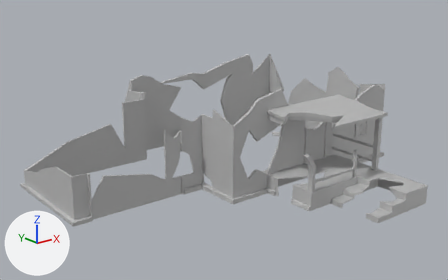
What one commit did to the FBX model Models/Buildings/SM_Ruins_Suburb_Building1_Low.fbx.
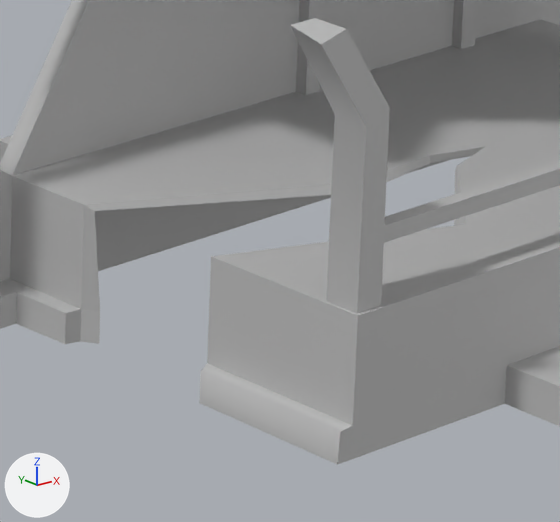
Each version is shown whole from a 50 mm camera at (-19.66, -21.17, 8.01) aimed at (-6.76, -5.03, 1.56), then close up on the part from 59% to 75% of the width and 54% to 78% of the height. The lights are fixed; the arrows at lower left show +X, +Y and +Z. The last two pictures show the newer version. Where no turn or scale is listed for an object, it has been applied to the vertices. Vertices at exactly the same position are counted once.

The scene before the commit, as lines of its bpy script (objects in view):
```python
me_mesh = bpy.data.meshes.new('Mesh')
me_mesh.from_pydata(...)  # 1454 vertices, 1303 faces; spans x -12.59..0.0, y -10.65..0.0, z 0.0..3.49
me_mesh.materials.append(mat_sm_ruins_suburb_building_high1)  # grey #bcbcbc
# before: 761 (-2.87, -6.79, 0.0), 762 (-2.87, -6.79, 0.59), 765 (-6.16, -6.79, 0.59), 766 (-6.16, -6.79, 0.0), 767 (-5.61, -6.79, 0.59)
# before: 770 (-4.6, -6.79, 0.59), 781 (-4.03, -6.79, 0.59), 789 (-6.16, -6.79, 0.15), 790 (-2.87, -6.79, 0.15)
ob_sm_ruins_suburb_building1_low = bpy.data.objects.new('SM_Ruins_Suburb_Building1_Low', me_mesh)
ob_sm_ruins_suburb_building1_low.location = (0.0, 0.0, 0.0)
```
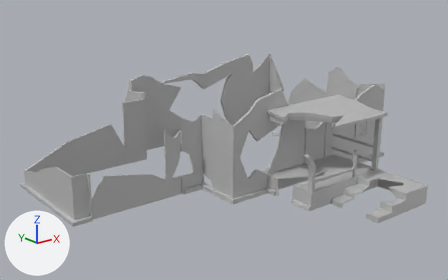
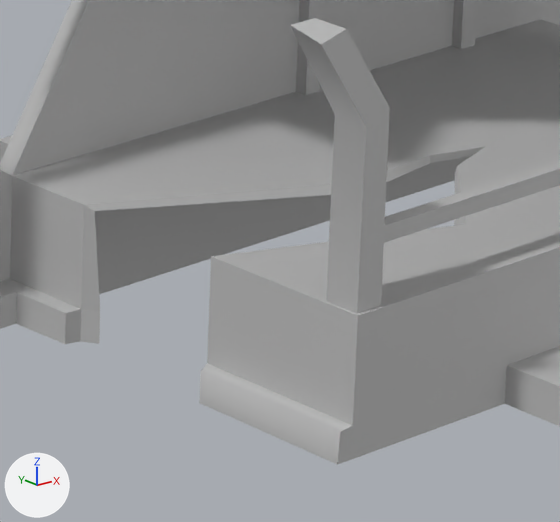
What differs and where, as boxes (x1, y1, x2, y2) in the close-ups (560 x 522 px):
part 1 of me_mesh, added
    after: (95, 156, 471, 294)

Diff of the bpy script that builds the scene:
```diff
--- a/Models/Buildings/SM_Ruins_Suburb_Building1_Low.fbx.py
+++ b/Models/Buildings/SM_Ruins_Suburb_Building1_Low.fbx.py
@@ me_mesh @@
 # used by ob_sm_ruins_suburb_building1_low; location = (0.0, 0.0, 0.0)
 # verts and faces of me_mesh; kept vertices keep their numbers, new ones are numbered from 1454
-me_mesh.from_pydata(...)  # 1454 vertices, 1303 faces; spans x -12.59..0.0, y -10.65..0.0, z 0.0..3.49
+me_mesh.from_pydata(...)  # 1460 vertices, 1311 faces; spans x -12.59..0.0, y -10.65..0.0, z 0.0..3.49
+# me_mesh part 1
+for new, old in zip([1454, 1455, 1456], [767, 770, 781]): verts[new] = verts[old] + (0.0, 0.0, -0.44)
+for new, old in zip([1457, 1458, 1459], [1454, 1455, 1456]): verts[new] = verts[old] + (0.0, 0.0, -0.15)
+faces += [(767, 1454, 1455, 770), (762, 781, 1456, 790), (770, 1455, 1456, 781), (765, 789, 1454, 767), (1454, 1457, 1458, 1455), (761, 790, 1456, 1459)]
+faces += [(1455, 1458, 1459, 1456), (766, 1457, 1454, 789)]
 me_mesh.materials.append(mat_sm_ruins_suburb_building_high1)
```
